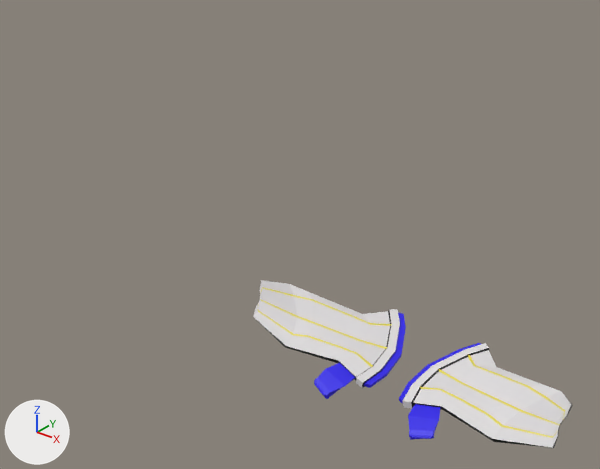
An edit to the Blender file devsrc/blender_files/wings/blend/lancelot_wings.blend, drawn before and after from the same camera.
Camera for both pictures: a 50 mm camera at (85.4, -83.0, 108.0) aimed at (-8.5, 34.3, 35.3). Arrows for +X, +Y and +Z are at lower left; the lights stay in place. The picture after the commit comes second.

Objects in the first picture: 'lancelot_wings'.
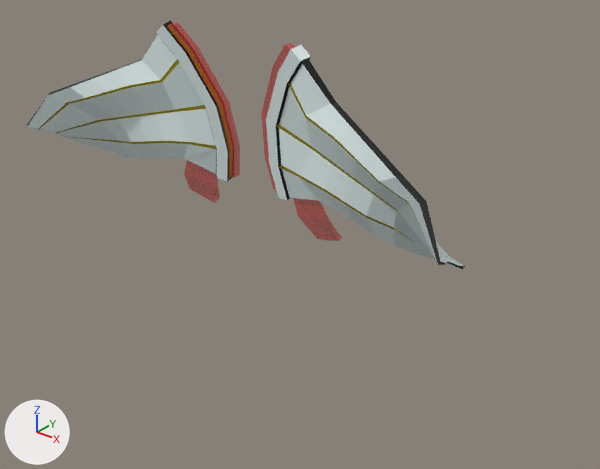
What changed in the scene script:
```text
Add img_c_invasion_wrangler_laser_png:
    img_c_invasion_wrangler_laser_png = load_image('c_invasion_wrangler_laser.png', '../../jdeivid/ruina/c_invasion_wrangler_laser.png', 16, 16, 'sRGB')
Add img_painted_wood_01_png:
    img_painted_wood_01_png = load_image('painted_wood_01.png', '../../jdeivid/ruina/painted_wood_01.png', 512, 512, 'sRGB')
Add mat_c_invasion_wrangler_laser:
    mat_c_invasion_wrangler_laser = principled_material('c_invasion_wrangler_laser')
    mat_c_invasion_wrangler_laser.texture = img_c_invasion_wrangler_laser_png  # with its transparency
Add mat_painted_wood_01:
    mat_painted_wood_01 = principled_material('painted_wood_01')
    mat_painted_wood_01.texture = img_painted_wood_01_png
Add mat_gold_player:
    mat_gold_player = principled_material('gold_player')
    mat_gold_player.base_color = (0.8, 0.673, 0.0398)  # yellow #e7d638
    mat_gold_player.metallic = 1.0
    mat_gold_player.roughness = 0.0
Change me_sbxo2014_medic_wintergarb_coat:
    where me_sbxo2014_medic_wintergarb_coat.from_pydata(...)  # 188 vertices, 191 faces; spans x -42.4..-3.0, y 48.3..81.3, z -15.5..2.0
    used by ob_lancelot_wings; location = (0.0, 0.0, 0.0)
    remove me_sbxo2014_medic_wintergarb_coat.materials.append(mat_c_frying_pan_gold)  # yellow #e7d638
    me_sbxo2014_medic_wintergarb_coat part 1: all 87 faces that had it switch from mat_glow_inner (light grey #dddadb) to mat_painted_wood_01 (picture img_painted_wood_01_png)
    me_sbxo2014_medic_wintergarb_coat part 2: all 31 faces that had it switch from mat_blue (blue #2c1ce7) to mat_c_invasion_wrangler_laser (picture img_c_invasion_wrangler_laser_png)
    me_sbxo2014_medic_wintergarb_coat part 3: texture (UV) coordinates of 118 of 191 faces, centred in x -41.9..-3.5, y 48.4..81.0, z -14.4..0.2, changed; they spanned u -0.5..0.64, v -0.8..3.13 and now span u 0.0..0.3, v 0.0..0.54
    add me_sbxo2014_medic_wintergarb_coat.materials.append(mat_gold_player)  # yellow #e7d638
Change ob_lancelot_wings:
    ob_lancelot_wings.rotation_euler: (0.0, 0.0, 0.0) -> (1.571, 0.0, 0.0)  # degrees (0, 0, 0) -> degrees (90, 0, 0)
```

What differs and where, as boxes (x1, y1, x2, y2) in the pictures (600 x 469 px):
'lancelot_wings', recoloured, surface changed, turned
    before: (253, 280, 573, 448)
    after: (27, 21, 465, 269)
part 1 of me_sbxo2014_medic_wintergarb_coat, recoloured
    before: (253, 280, 571, 448)
    after: (27, 25, 464, 269)
part 2 of me_sbxo2014_medic_wintergarb_coat, recoloured
    before: (314, 312, 481, 440)
part 3 of me_sbxo2014_medic_wintergarb_coat, surface changed
    before: (253, 280, 571, 448)
    after: (27, 25, 464, 269)
